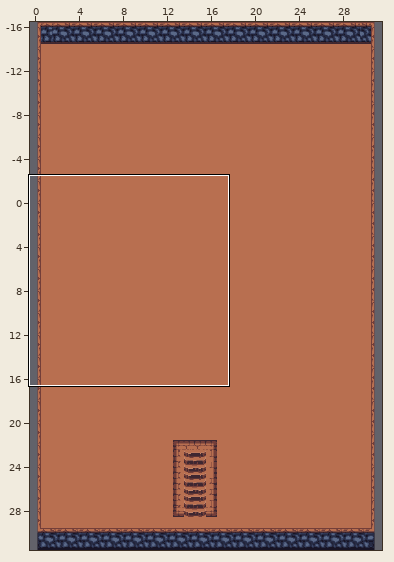
Tiled map -- assets/map/donjon1.tmx. Above: a wide view before the commit, with the close-up outlined.
Close-up. Old version:
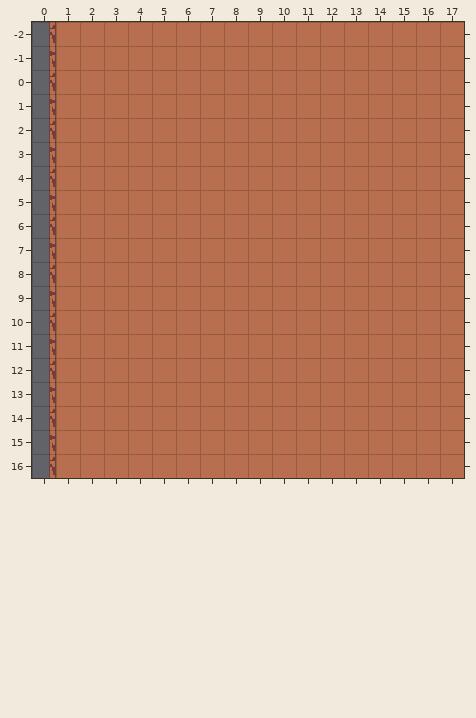
Cells are 16x16 px. Shown: x 0..17, y -2..16. The commit also changed other parts of the map, which this record leaves out.
After:
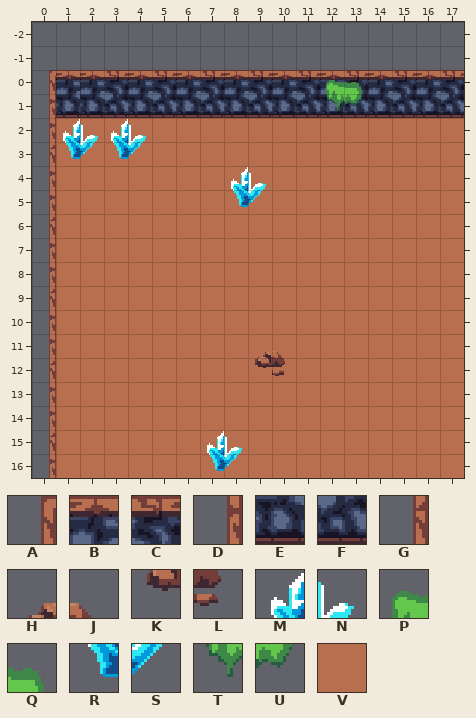
Key: from "donjon": A 1, B 2, C 3, D 17, E 18, F 19, G 33, H 44, J 45, K 60, L 61, M 74, N 75, P 76, Q 77, R 90, S 91, T 92, U 93, V 145.
_ is an empty cell, . an unchanged one.
Change:
--- layer "floor"
@@ x 1..17 @@
--2 VVVVVVVVVVVVVVVVV
--1 VVVVVVVVVVVVVVVVV
+-2 _________________
+-1 _________________
--- layer "walls"
@@ x 0..17 @@
--2 G.................
--1 D.................
- 0 G_________________
- 1 ._________________
- 2 G.................
- 3 D.................
- 4 G.................
+-2 _.................
+-1 _.................
+ 0 ABBCBCBCBCBCBCBCBC
+ 1 .EEFEFEFEFEFEFEFEF
+ 2 D.................
+ 3 G.................
+ 4 D.................
@@ x 0..0 @@
- 8 G
- 9 D
-10 G
+ 8 D
+ 9 G
+10 D
@@ x 0..0 @@
-14 G
-15 D
-16 G
+14 D
+15 G
+16 D
--- layer "décorations"
@@ x 1..13 @@
- 0 ...........__
- 1 ...........__
- 2 ____.........
- 3 ____.........
- 4 .......__....
- 5 .......__....
+ 0 ...........PQ
+ 1 ...........TU
+ 2 MNMN.........
+ 3 RSRS.........
+ 4 .......MN....
+ 5 .......RS....
@@ x 9..10 @@
-11 __
-12 __
+11 HJ
+12 KL
@@ x 7..8 @@
-15 __
-16 __
+15 MN
+16 RS
Pixel boxes of the changes (left, top, right, bottom) in both close-ups:
changed: (49, 22, 464, 207)
changed: (50, 265, 55, 328)
added: (255, 351, 285, 376)
changed: (50, 409, 55, 472)
added: (207, 431, 242, 471)
